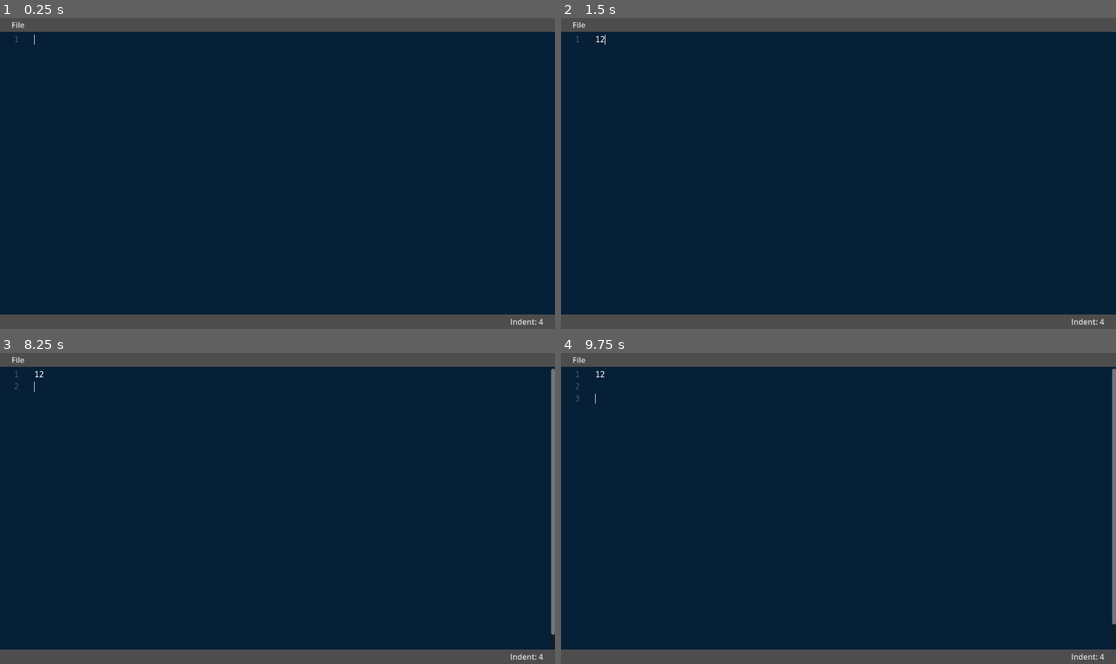
Above: before the commit, frames 1-4 (two rows, left to right).
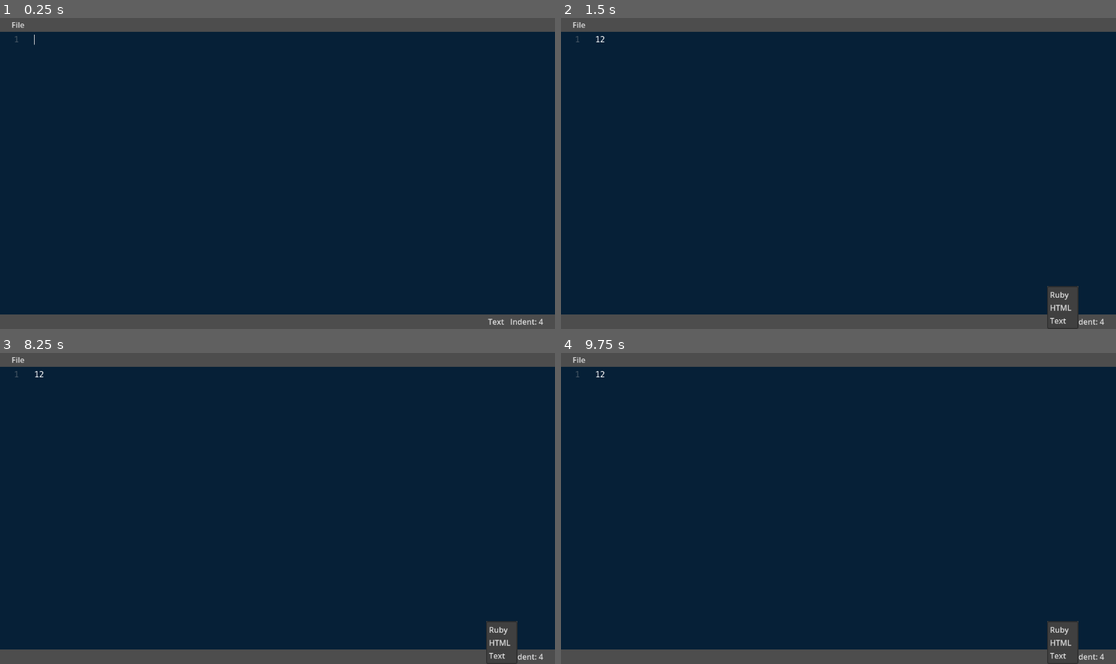
Above: after the commit, the same moments.

Repository: tkmfujise/Godot-general_purpose-examples
Game: Godot game, scene res://Main.tscn
The game is run twice, just before and just after one commit, with the same random seed, the same clock (stepped at 60 frames per second) and the same inputs.
Inputs (mouse positions are in pixels of both pictures, inside the frame that each line leads up to):
- Up to frame 1 (0.25 s): no input
- Up to frame 2 (1.5 s): click (838, 173) at 0.52 s; type "12" at 0.6 s; click (1054, 322) at 1.25 s, where only the run after the commit has a clickable "Text"
- Up to frame 3 (8.25 s): click "File" at 2 s; click "Indent: 4" at 2.75 s; click "File" at 3.5 s; click "Indent: 4" at 4.25 s; click (493, 657) at 5 s, where only the run after the commit has a clickable "Text"; click "File" at 5.75 s; click "Indent: 4" at 6.5 s; click (493, 657) at 7.25 s, where only the run after the commit has a clickable "Text"; tap Enter at 8 s
- Up to frame 4 (9.75 s): tap Space at 8.75 s; tap Enter at 9.5 s

The runs differ from the first frame. In frame 1, less than 0.1% of the frame differs, in the area x 87-91%, y 96-99%; in frame 2, 0.6%; in frame 3, 1.2%, in the area x 2-100%, y 4-100%; in frame 4, 1.2%.

Commit message:
フッターにシンタックスプルダウンを追加

Diff:
--- a/Editor/CodeArea.gd
+++ b/Editor/CodeArea.gd
@@ -37,6 +37,13 @@
                 syntax_highlighter.add_keyword_color(value, current_theme.syntax_colors[key])
 
 
+func clear_syntax() -> void:
+    current_syntax = null
+    var default = SyntaxResource.new()
+    set_indent(default.indent_size)
+    clear_syntax_highlighter()
+
+
 func clear_syntax_highlighter():
     syntax_highlighter.clear_highlighting_cache()
     syntax_highlighter.clear_color_regions()
--- a/Editor/Main.gd
+++ b/Editor/Main.gd
@@ -7,6 +7,7 @@
     "Ruby": ["rb", "erb", "ruby"],
     "HTML": ["html", "htm"],
 }
+const LANG_PLACEHOLDER = "Text"
 
 var current_file : String
 var current_lang : String
@@ -20,6 +21,9 @@
         .id_pressed.connect(_on_file_menu_selected)
     $BottomBar/IndentSizeMenu.get_popup() \
         .id_pressed.connect(_on_indent_changed_from_menu)
+    $BottomBar/SyntaxMenu.get_popup() \
+        .id_pressed.connect(_on_syntax_changed_from_menu)
+    generate_syntax_menu_items()
     $CodeArea.grab_focus()
     set_code_theme("Gessetti")
     new_file()
@@ -36,6 +40,7 @@
 func new_file():
     current_file   = ''
     $CodeArea.text = ''
+    $CodeArea.clear_syntax()
     file_dirty = false
     update_window_title()
 
@@ -67,18 +72,39 @@
     $CodeArea.set_code_theme(resource)
 
 
+func set_lang(lang: String) -> void:
+    current_lang = lang
+    $BottomBar/SyntaxMenu.text = lang
+    if lang == LANG_PLACEHOLDER:
+        $CodeArea.clear_syntax()
+    else:
+        set_syntax(lang)
+
+
 func guess_syntax() -> void:
     var ext = current_file.get_extension()
     for key in EXTENSIONS:
         if EXTENSIONS[key].has(ext):
-            set_syntax(key)
+            set_lang(key)
             return
+    set_lang(LANG_PLACEHOLDER)
 
 
 func set_syntax(lang: String) -> void:
-    current_lang = lang
     var resource = load("res://code_syntaxes/%s-syntax.tres" % lang)
     $CodeArea.set_syntax(resource)
+
+
+func generate_syntax_menu_items() -> void:
+    var popup = $BottomBar/SyntaxMenu.get_popup()
+    popup.set_item_count(EXTENSIONS.size() + 1)
+    var i = 0
+    for key in EXTENSIONS:
+        popup.set_item_text(i, key)
+        i += 1
+    popup.set_item_text(i, LANG_PLACEHOLDER)
+    set_lang(LANG_PLACEHOLDER)
+
 
 
 func _input(event):
@@ -117,6 +143,13 @@
     $BottomBar/IndentSizeMenu.text = regex.sub(text, str(indent))
 
 
+func _on_syntax_changed_from_menu(id_as_index: int) -> void:
+    var popup = $BottomBar/SyntaxMenu.get_popup()
+    var lang  = popup.get_item_text(id_as_index)
+    set_lang(lang)
+    if lang != LANG_PLACEHOLDER: set_syntax(lang)
+
+
 func _on_open_file_dialog_file_selected(path: String) -> void:
     var f = FileAccess.open(path, FileAccess.READ)
     $CodeArea.text = f.get_as_text()
--- a/Editor/Main.tscn
+++ b/Editor/Main.tscn
@@ -79,6 +79,9 @@
 grow_vertical = 0
 alignment = 2
 
+[node name="SyntaxMenu" type="MenuButton" parent="BottomBar"]
+layout_mode = 2
+
 [node name="IndentSizeMenu" type="MenuButton" parent="BottomBar"]
 layout_mode = 2
 text = "Indent: 4"
